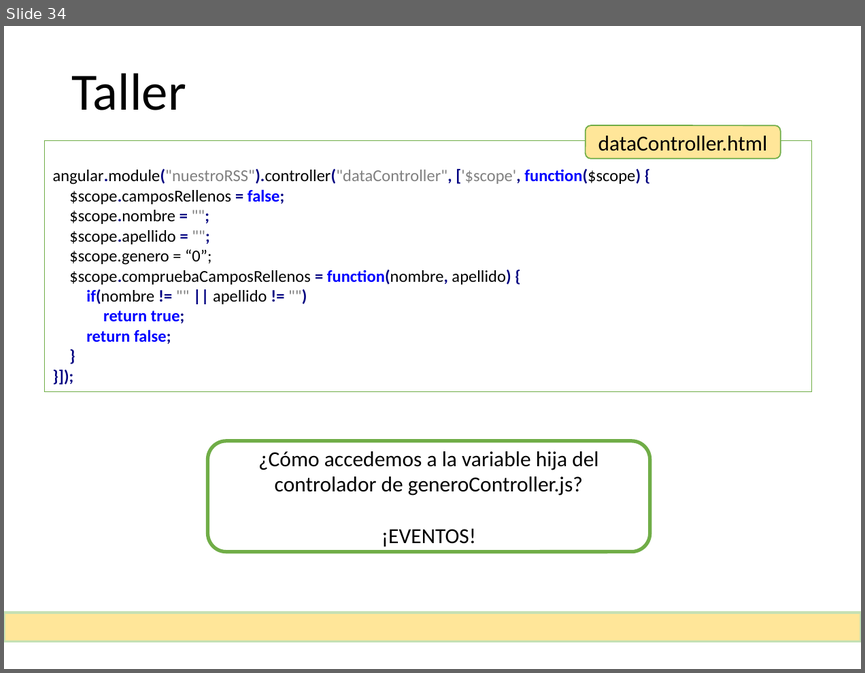
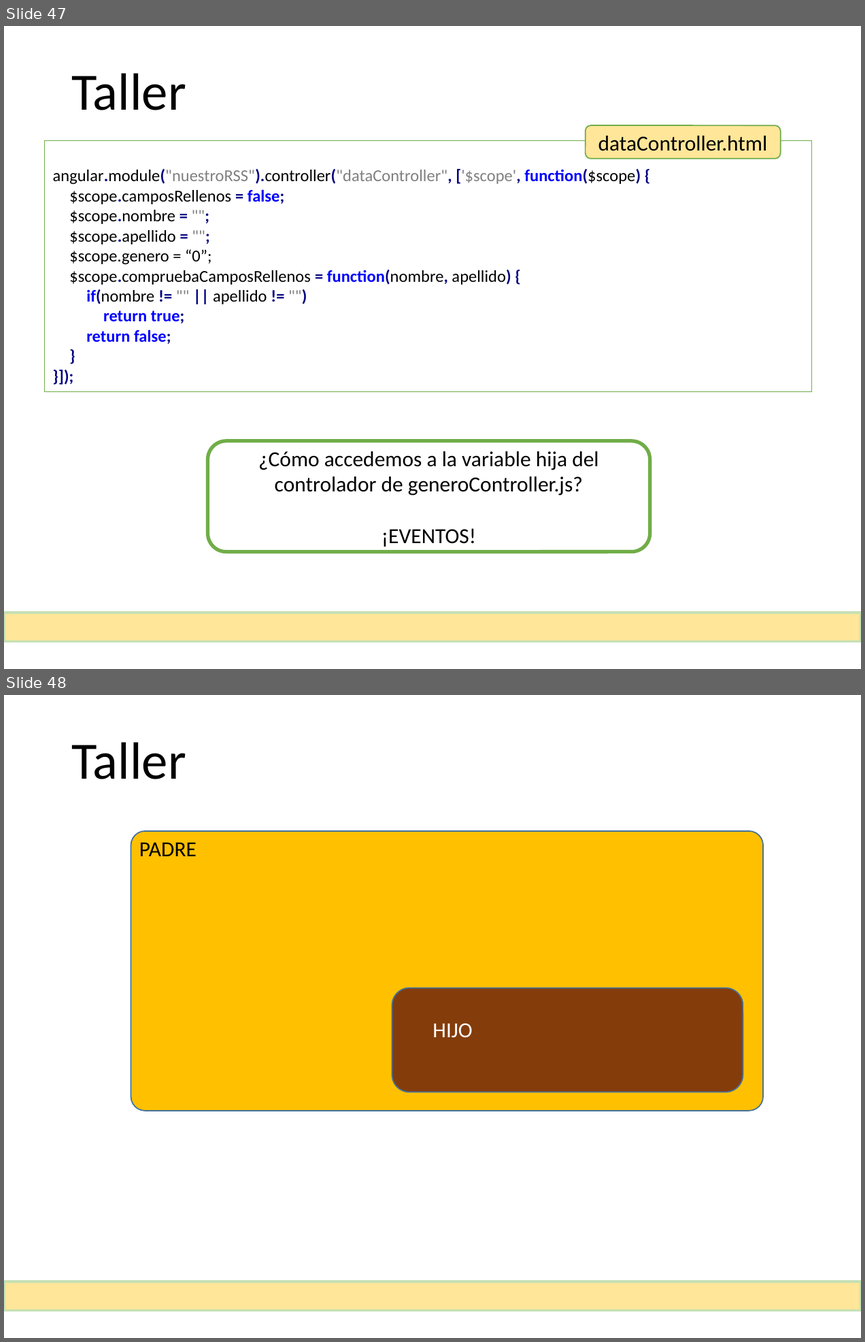
Before and after one commit to MarcosGinel/rss, a slide deck: documentacion/Taller de AngularJS.pptx. Shown one above the other, each under a label of ours: slide 34 before the commit, slides 47 and 48 after it. The pictures are 865x673 and 865x1342 pixels, drawn with LibreOffice and Linux fonts; fonts in the diff are those of the drawing. Boxes give left, top, right and bottom in pixels: in the first picture for what was removed or moved away, otherwise in the second. Text is boxed around its words. In the diff, an @@ line names an element or a change of style, - is before the commit and + after.

```diff
--- a/documentacion/Taller de AngularJS.pptx
+++ b/documentacion/Taller de AngularJS.pptx
@@ slide 48 added at <box>4,695,861,1338</box>, background #FFFFFF @@
@@ title added at <box>71,742,186,779</box>, 44 pt, text #000000 @@
+Taller
@@ rounded rectangle added at <box>130,831,763,1110</box>, fill #FFC000, outline #43739E 1 pt @@
@@ text added at <box>139,842,196,856</box>, 18 pt, text #000000 @@
+PADRE
@@ rounded rectangle added at <box>392,988,742,1093</box>, fill #843C0B, outline #43739E 1 pt @@
@@ text added at <box>432,1023,472,1038</box>, 18 pt, text #FFFFFF @@
+HIJO
@@ rectangle added at <box>4,1281,860,1310</box>, fill #FFE699, outline #C5E0B4 2.25 pt @@
@@ what was slide 34 is now slide 47 @@
```
Also in this commit, not shown: 7 slides changed, 20 other slides added, 3 slides removed, 2 other files.
